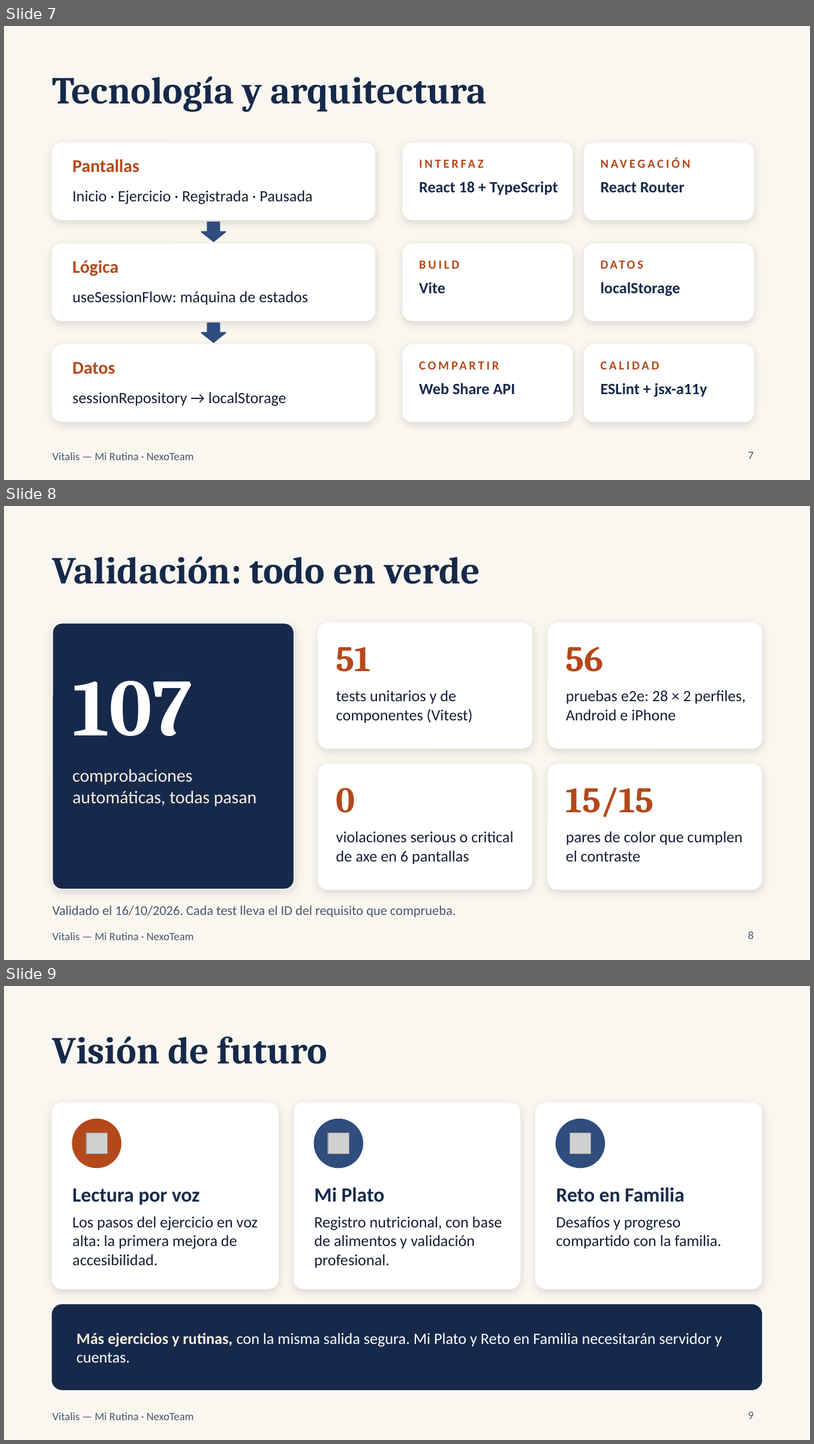
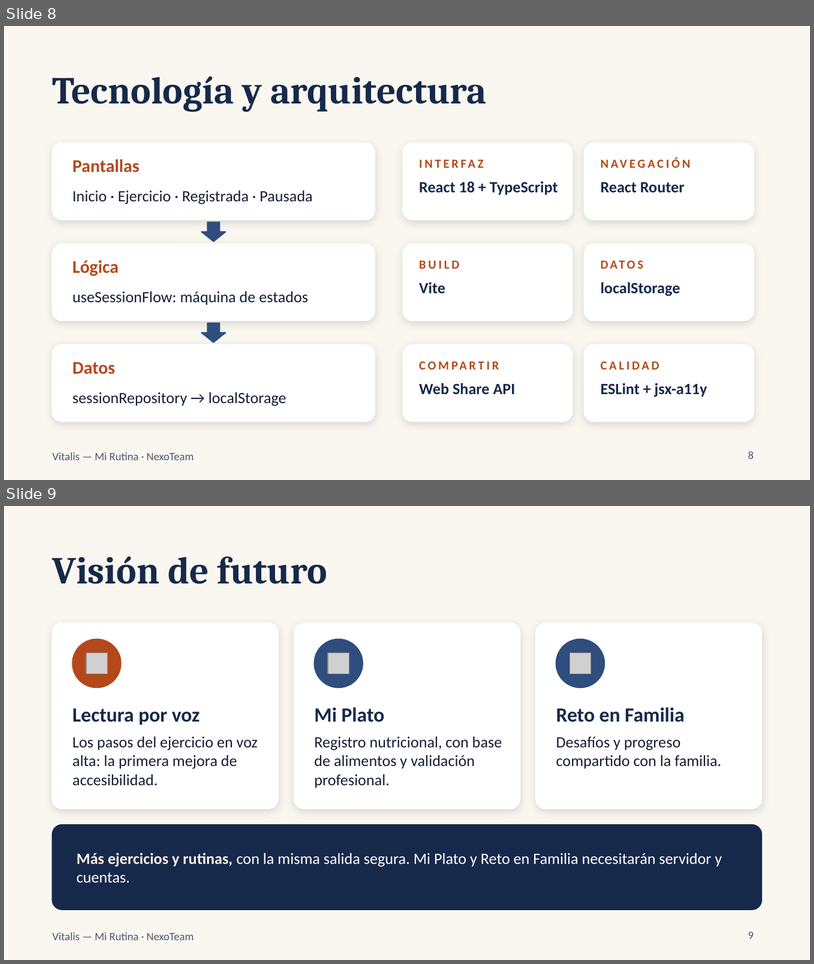
Before and after one commit to isaactrujillobombin/vitalis-mi-rutina, a slide deck: Vitalis_Presentacion (2).pptx. Shown one above the other, each under a label of ours: slides 7, 8 and 9 before the commit, slides 8 and 9 after it. The pictures are 814x1444 and 814x964 pixels, drawn with LibreOffice and Linux fonts; fonts in the diff are those of the drawing; grey boxes stand for pictures. Boxes give left, top, right and bottom in pixels: in the first picture for what was removed or moved away, otherwise in the second. Text is boxed around its words. In the diff, an @@ line names an element or a change of style, - is before the commit and + after.

```diff
--- a/Vitalis_Presentacion (2).pptx
+++ b/Vitalis_Presentacion (2).pptx
@@ slide 8 removed at box(4, 506, 810, 960), background #FAF7F1; not listed: 1 template element that a slide beside it also shows @@
@@ title removed at box(53, 556, 480, 584) @@
-Validación: todo en verde
@@ rounded rectangle removed at box(53, 623, 294, 889) @@
@@ rounded rectangle removed at box(318, 623, 532, 748) @@
@@ rounded rectangle removed at box(548, 623, 762, 748) @@
@@ text removed at box(336, 647, 371, 672) @@
-51
@@ text removed at box(566, 646, 604, 672) @@
-56
@@ text removed at box(72, 681, 192, 736) @@
-107
@@ text removed at box(336, 690, 473, 723) @@
-tests unitarios y de componentes (Vitest)
@@ text removed at box(566, 690, 746, 720) @@
-pruebas e2e: 28 × 2 perfiles, Android e iPhone
@@ text removed at box(72, 769, 257, 806) @@
-comprobaciones automáticas, todas pasan
@@ rounded rectangle removed at box(318, 764, 532, 889) @@
@@ rounded rectangle removed at box(548, 764, 762, 889) @@
@@ text removed at box(336, 787, 356, 813) @@
-0
@@ text removed at box(566, 787, 654, 817) @@
-15/15
@@ text removed at box(336, 831, 513, 864) @@
-violaciones serious o critical de axe en 6 pantallas
@@ text removed at box(566, 831, 743, 861) @@
-pares de color que cumplen el contraste
@@ text removed at box(53, 905, 456, 917) @@
-Validado el 16/10/2026. Cada test lleva el ID del requisito que comprueba.
@@ page number removed at box(749, 931, 754, 939) @@
-8
@@ what was slide 7 is now slide 8 @@
@@ page number at box(749, 451, 754, 459): text changed @@
-7
+8
```
Also in this commit, not shown: 1 slide added.
